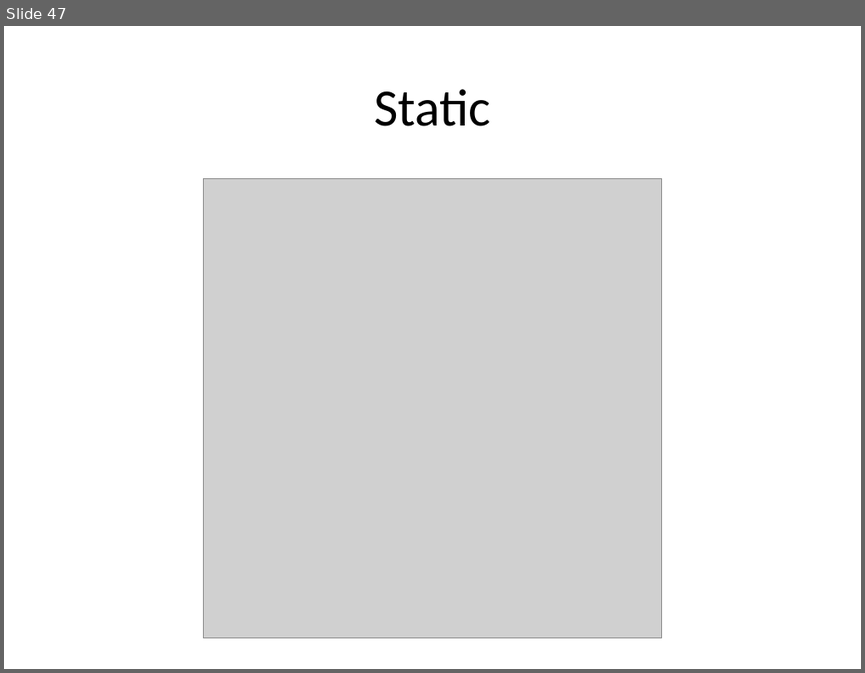
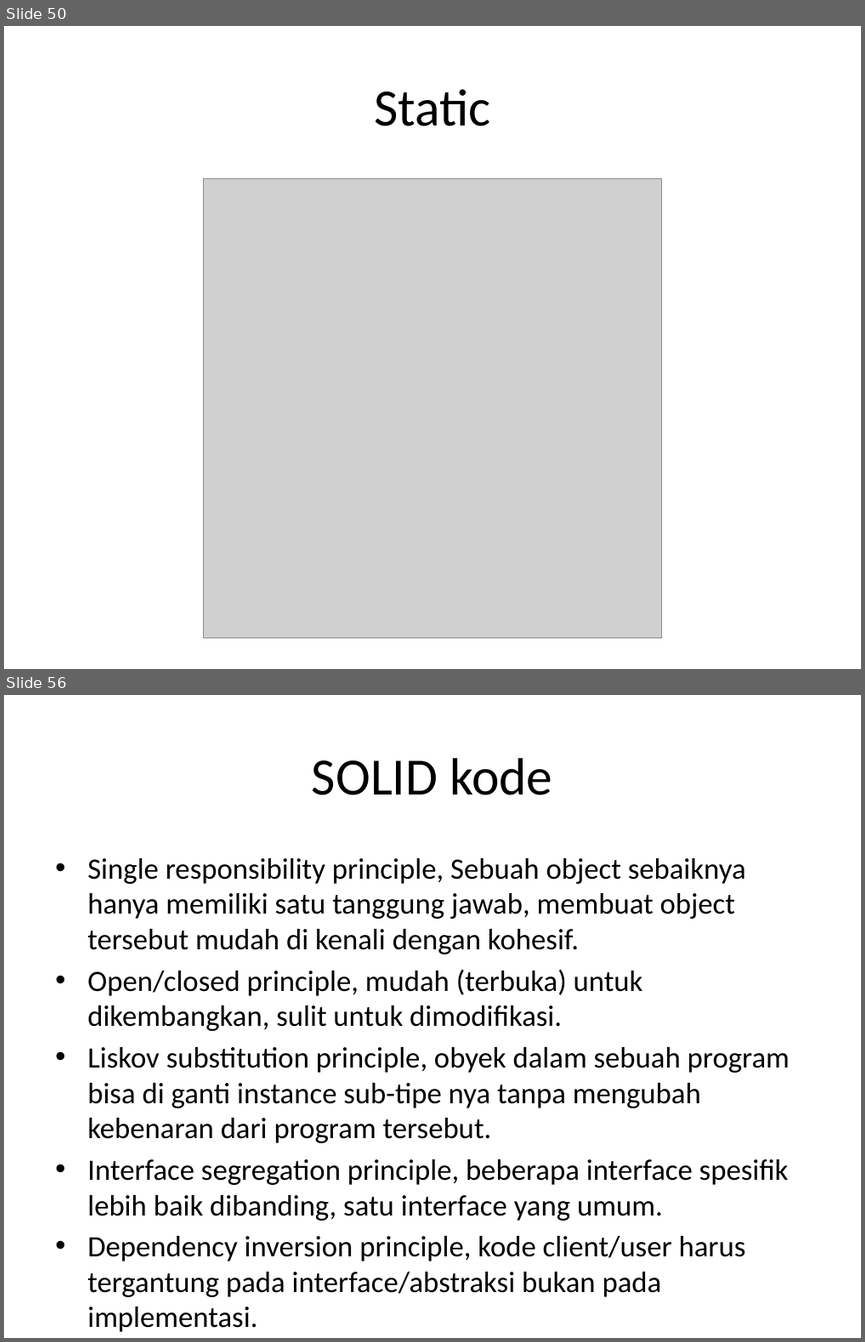
Before and after one commit to milhcbt/oot-aide, a slide deck: src/main/resources/Dasar-Dasar Pemograman Java.pptx. Shown one above the other, each under a label of ours: slide 47 before the commit, slides 50 and 56 after it; the slides between them are not shown. The pictures are 865x673 and 865x1342 pixels, drawn with LibreOffice and Linux fonts; fonts in the diff are those of the drawing; grey boxes stand for pictures. Boxes give left, top, right and bottom in pixels: in the first picture for what was removed or moved away, otherwise in the second. Text is boxed around its words. In the diff, an @@ line names an element or a change of style, - is before the commit and + after.

```diff
--- a/src/main/resources/Dasar-Dasar Pemograman Java.pptx
+++ b/src/main/resources/Dasar-Dasar Pemograman Java.pptx
@@ slide 56 added at (4,695,861,1338), background #FFFFFF @@
@@ title added at (312,758,552,795), 44 pt, text #000000 @@
+SOLID kode
@@ text added at (87,858,789,1261), 24.8 pt, text #000000 @@
+• Single responsibility principle, Sebuah object sebaiknya hanya memiliki satu tanggung jawab, membuat object tersebut mudah di kenali dengan kohesif.
+• Open/closed principle, mudah (terbuka) untuk dikembangkan, sulit untuk dimodifikasi.
+• Liskov substitution principle, obyek dalam sebuah program bisa di ganti instance sub-tipe nya tanpa mengubah kebenaran dari program tersebut.
+• Interface segregation principle, beberapa interface spesifik lebih baik dibanding, satu interface yang umum.
+• Dependency inversion principle, kode client/user harus tergantung pada interface/abstraksi bukan pada implementasi.
@@ what was slide 47 is now slide 50 @@
```
Also in this commit, not shown: 32 other slides added, 1 slide removed, 29 other files.
